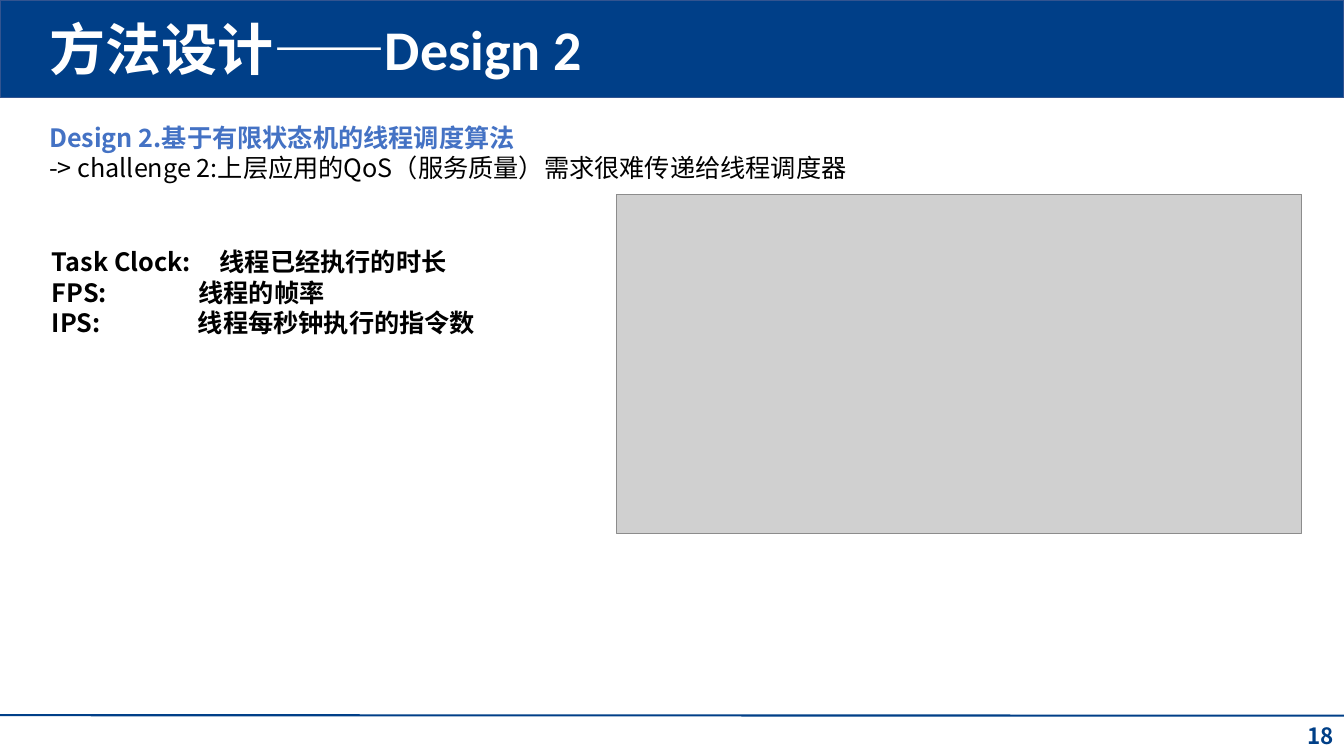
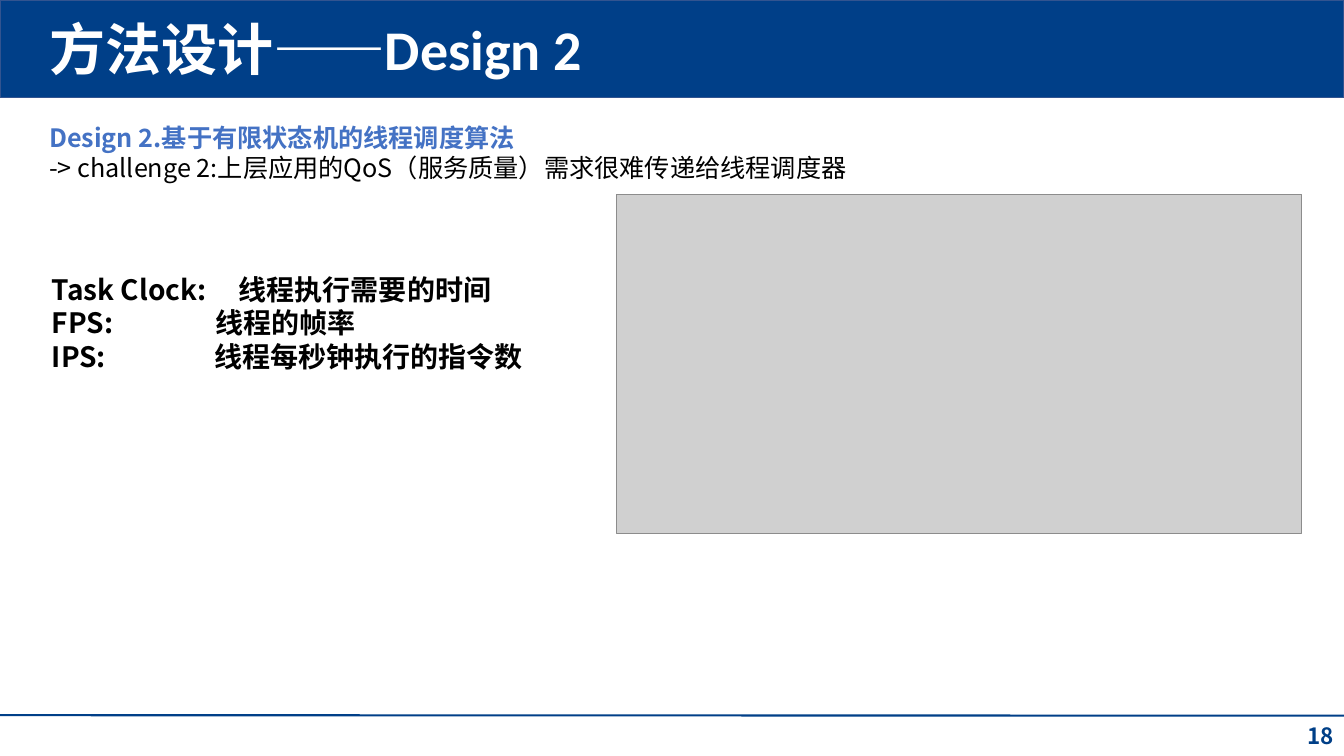
Before and after one commit to fmy-fly/Pre-ppt, a slide deck: slide 18 of QoS-Aware,pptx [自动保存的].pptx. Drawn at 1344x756 pixels with LibreOffice and Linux fonts; fonts in the diff are those of the drawing; grey boxes stand for pictures; background and template pictures are left out. Boxes give left, top, right and bottom in pixels: in the first picture for what was removed or moved away, otherwise in the second. Text is boxed around its words. In the diff, an @@ line names an element or a change of style, - is before the commit and + after.

```diff
--- a/QoS-Aware,pptx [自动保存的].pptx
+++ b/QoS-Aware,pptx [自动保存的].pptx
@@ text "Task Clock: 线程执行需要的时间": place and size @@
-text "Task Clock: 线程执行需要的时间" at (52,249,475,335)
+text "Task Clock: 线程执行需要的时间" at (52,276,522,370)
@@ text at (52,276,491,303): text changed; size 18 to 20 pt @@
-Task Clock: 线程已经执行的时长
+Task Clock: 线程执行需要的时间
@@ text at (52,309,522,370): size 18 to 20 pt in "FPS: 线程的帧率", "IPS: 线程每秒钟执行的指令数" @@
```
Also in this commit, not shown: 10 other slides changed, 2 slides added, 1 slide removed.
